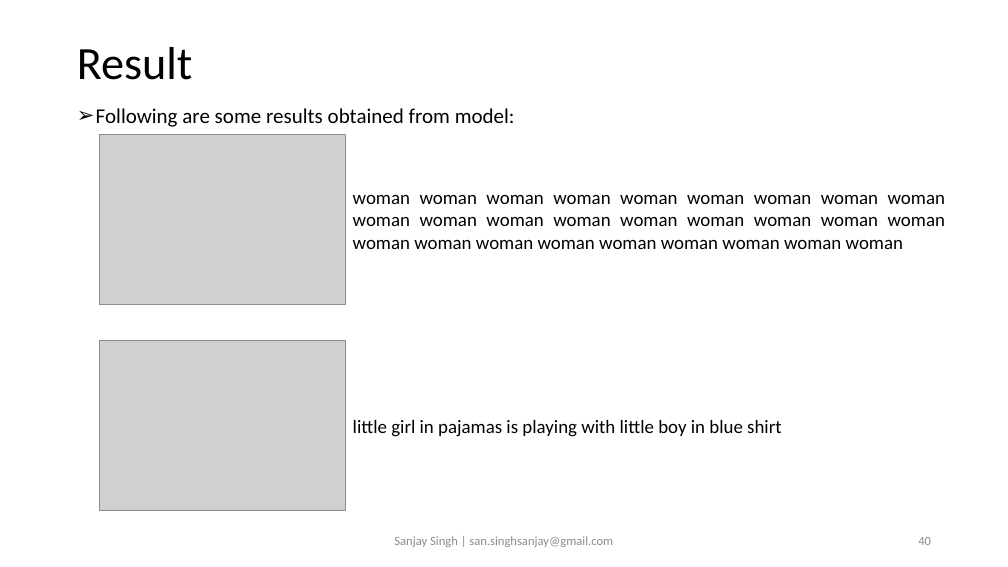
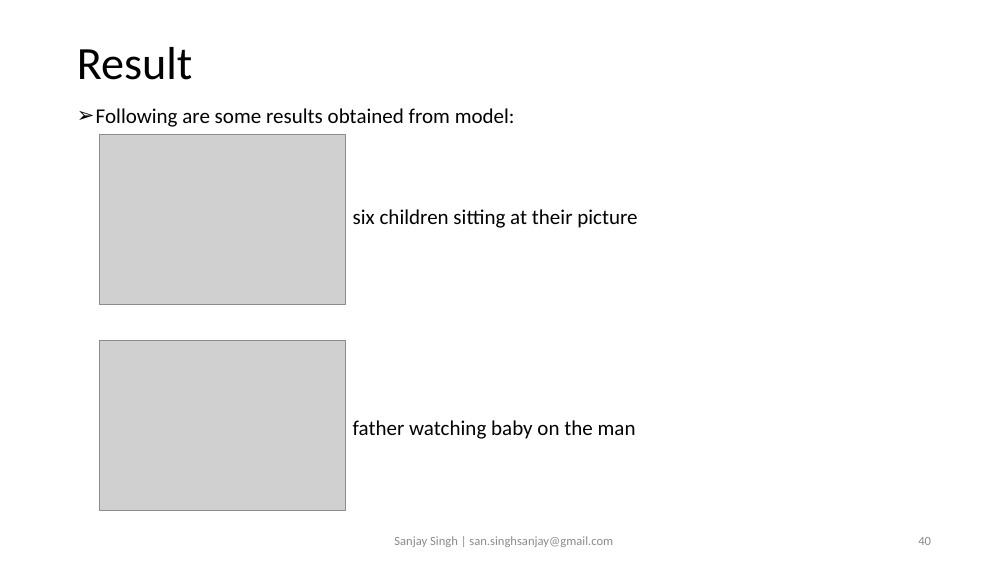
Before and after one commit to sansinghsanjay/Flickr8k_ImageCaptioning_AttentionMechanism, a slide deck: slide 40 of readme.pptx. Drawn at 1008x567 pixels with LibreOffice and Linux fonts; fonts in the diff are those of the drawing; grey boxes stand for pictures. Boxes give left, top, right and bottom in pixels: in the first picture for what was removed or moved away, otherwise in the second. Text is boxed around its words. In the diff, an @@ line names an element or a change of style, - is before the commit and + after.

```diff
--- a/readme.pptx
+++ b/readme.pptx
@@ text at box(353, 209, 637, 228): text changed; size 18 to 20 pt @@
-woman woman woman woman woman woman woman woman woman woman woman woman woman woman woman woman woman woman woman woman woman woman woman woman woman woman woman
+six children sitting at their picture
@@ text at box(353, 420, 636, 439): text changed; size 18 to 20 pt @@
-little girl in pajamas is playing with little boy in blue shirt
+father watching baby on the man
```
Also in this commit, not shown: 7 other slides changed, 1 slide added, 1 slide removed, 7 other files.
